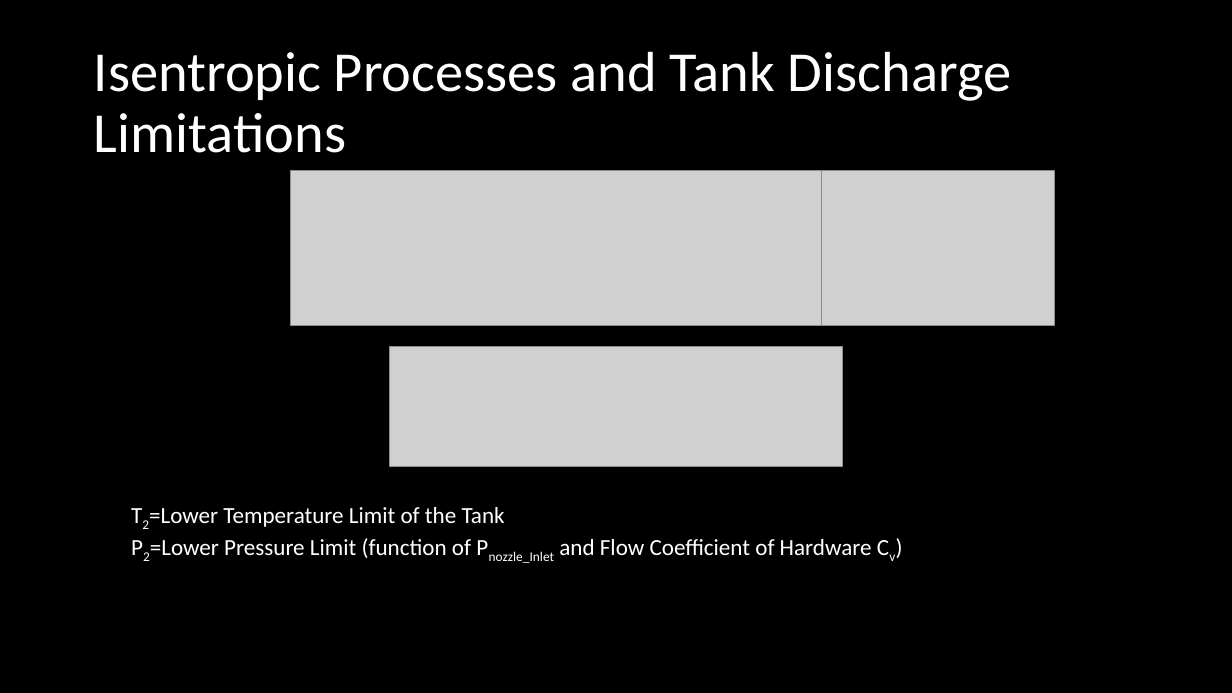
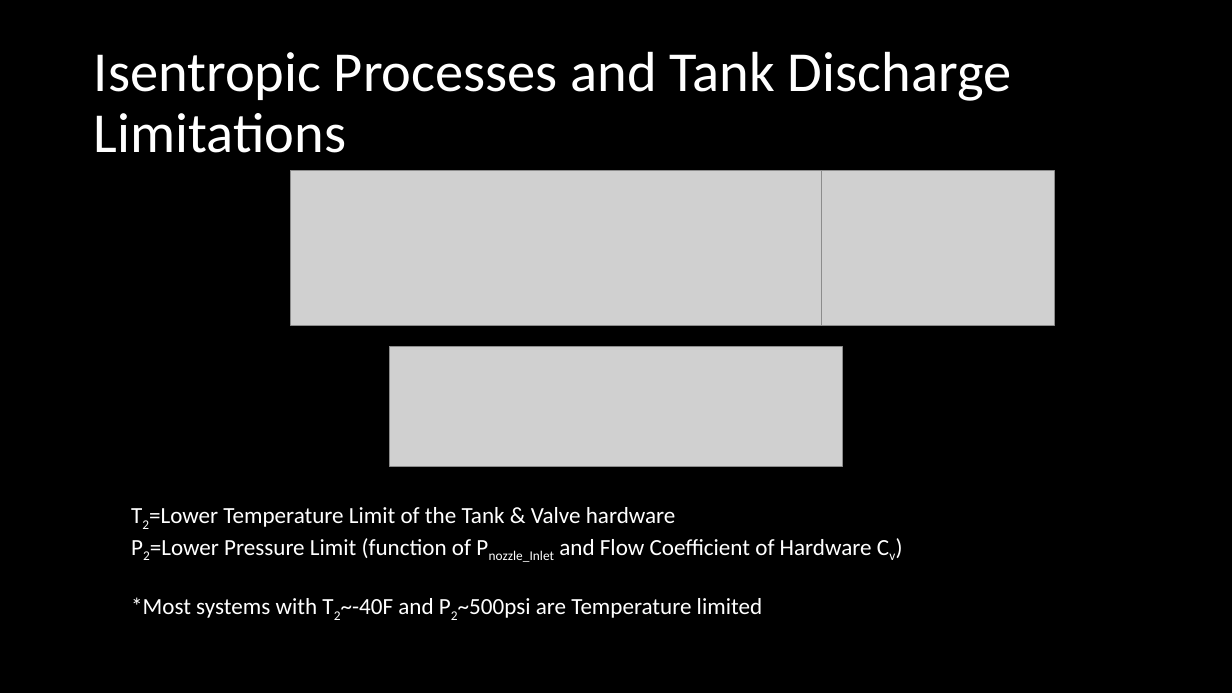
Before and after one commit to Kent1701/Cal_Poly_SLO_Hyperloop_Propulsion_2019_2020, a slide deck: slide 4 of Presentations/CDR_Prop.pptx. Drawn at 1232x693 pixels with LibreOffice and Linux fonts; fonts in the diff are those of the drawing; grey boxes stand for pictures. Boxes give left, top, right and bottom in pixels: in the first picture for what was removed or moved away, otherwise in the second. Text is boxed around its words. In the diff, an @@ line names an element or a change of style, - is before the commit and + after.

Commit message:
updated presentation

```diff
--- a/Presentations/CDR_Prop.pptx
+++ b/Presentations/CDR_Prop.pptx
@@ text at (x1=149, y1=507, x2=676, y2=527): text changed @@
-T2=Lower Temperature Limit of the Tank
+T2=Lower Temperature Limit of the Tank & Valve hardware
@@ text at (x1=131, y1=597, x2=762, y2=618): paragraph added @@
+*Most systems with T2~-40F and P2~500psi are Temperature limited
```
Also in this commit, not shown: 1 other slide changed, 8 slides added, 1 slide removed, 4 other files.
